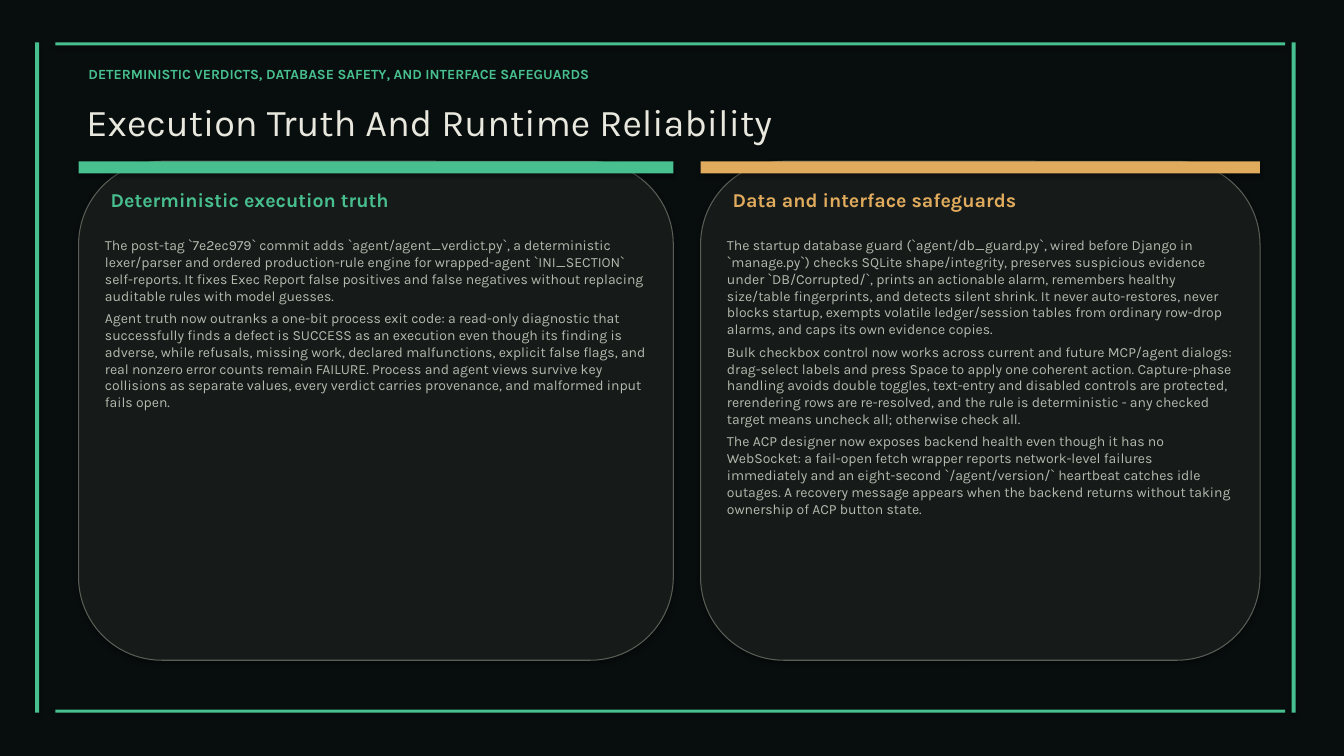
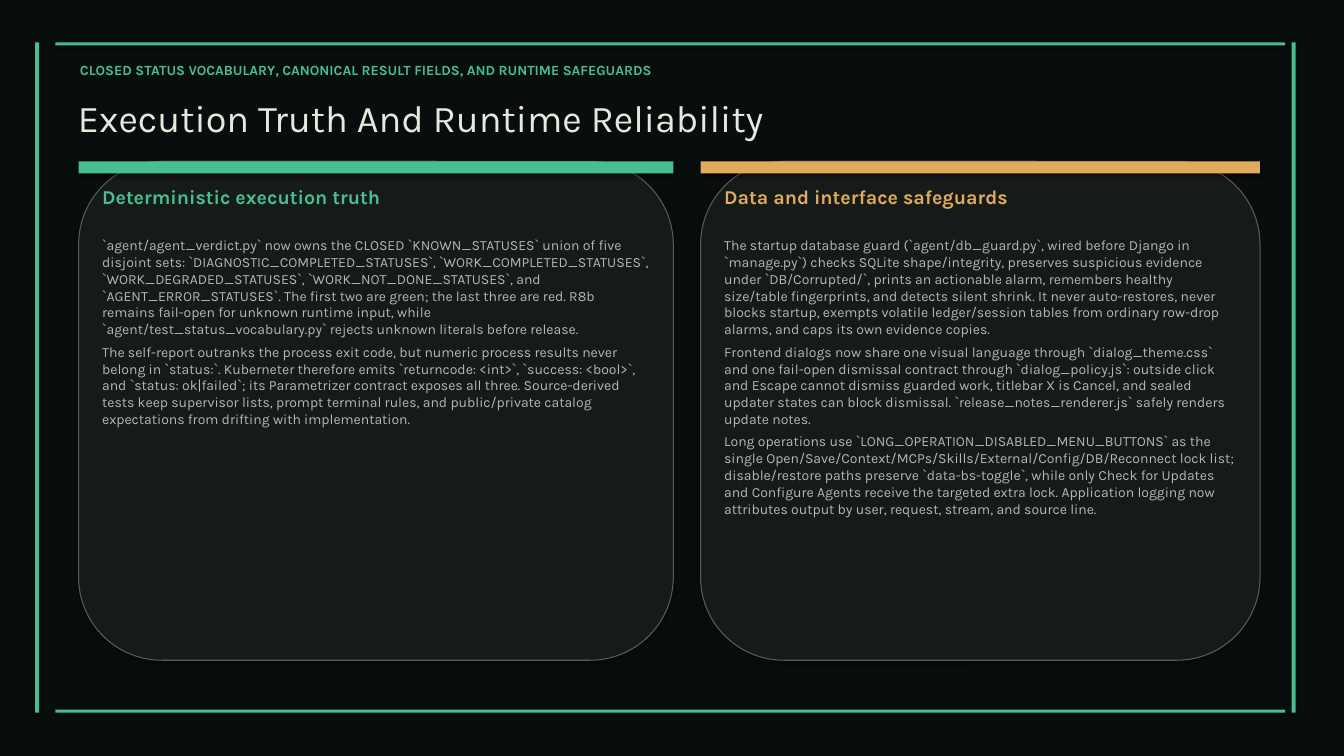
Before and after one commit to XAIHT/web-app, a slide deck: slide 24 of Tlamatini_eXtended_Artificial_Intelligence_Humanly_Tempered.pptx. Drawn at 1344x756 pixels with LibreOffice and Linux fonts; fonts in the diff are those of the drawing. Boxes give left, top, right and bottom in pixels: in the first picture for what was removed or moved away, otherwise in the second. Text is boxed around its words. In the diff, an @@ line names an element or a change of style, - is before the commit and + after.

```diff
--- a/Tlamatini_eXtended_Artificial_Intelligence_Humanly_Tempered.pptx
+++ b/Tlamatini_eXtended_Artificial_Intelligence_Humanly_Tempered.pptx
@@ text at (x1=80, y1=66, x2=652, y2=77): text changed @@
-DETERMINISTIC VERDICTS, DATABASE SAFETY, AND INTERFACE SAFEGUARDS
+CLOSED STATUS VOCABULARY, CANONICAL RESULT FIELDS, AND RUNTIME SAFEGUARDS
@@ 3 texts moved together from (x1=86, y1=110, x2=1017, y2=212) to (x1=78, y1=106, x2=1008, y2=209) @@
@@ text at (x1=102, y1=239, x2=648, y2=428): text changed @@
-The post-tag `7e2ec979` commit adds `agent/agent_verdict.py`, a deterministic lexer/parser and ordered production-rule engine for wrapped-agent `INI_SECTION` self-reports. It fixes Exec Report false positives and false negatives without replacing auditable rules with model guesses.
-Agent truth now outranks a one-bit process exit code: a read-only diagnostic that successfully finds a defect is SUCCESS as an execution even though its finding is adverse, while refusals, missing work, declared malfunctions, explicit false flags, and real nonzero error counts remain FAILURE. Process and agent views survive key collisions as separate values, every verdict carries provenance, and malformed input fails open.
+`agent/agent_verdict.py` now owns the CLOSED `KNOWN_STATUSES` union of five disjoint sets: `DIAGNOSTIC_COMPLETED_STATUSES`, `WORK_COMPLETED_STATUSES`, `WORK_DEGRADED_STATUSES`, `WORK_NOT_DONE_STATUSES`, and `AGENT_ERROR_STATUSES`. The first two are green; the last three are red. R8b remains fail-open for unknown runtime input, while `agent/test_status_vocabulary.py` rejects unknown literals before release.
+The self-report outranks the process exit code, but numeric process results never belong in `status:`. Kuberneter therefore emits `returncode: <int>`, `success: <bool>`, and `status: ok|failed`; its Parametrizer contract exposes all three. Source-derived tests keep supervisor lists, prompt terminal rules, and public/private catalog expectations from drifting with implementation.
@@ text at (x1=724, y1=346, x2=1234, y2=518): text changed @@
-Bulk checkbox control now works across current and future MCP/agent dialogs: drag-select labels and press Space to apply one coherent action. Capture-phase handling avoids double toggles, text-entry and disabled controls are protected, rerendering rows are re-resolved, and the rule is deterministic - any checked target means uncheck all; otherwise check all.
-The ACP designer now exposes backend health even though it has no WebSocket: a fail-open fetch wrapper reports network-level failures immediately and an eight-second `/agent/version/` heartbeat catches idle outages. A recovery message appears when the backend returns without taking ownership of ACP button state.
+Frontend dialogs now share one visual language through `dialog_theme.css` and one fail-open dismissal contract through `dialog_policy.js`: outside click and Escape cannot dismiss guarded work, titlebar X is Cancel, and sealed updater states can block dismissal. `release_notes_renderer.js` safely renders update notes.
+Long operations use `LONG_OPERATION_DISABLED_MENU_BUTTONS` as the single Open/Save/Context/MCPs/Skills/External/Config/DB/Reconnect lock list; disable/restore paths preserve `data-bs-toggle`, while only Check for Updates and Configure Agents receive the targeted extra lock. Application logging now attributes output by user, request, stream, and source line.
```
Also in this commit, not shown: 123 other slides changed, 1 slide added, 1 slide removed, 13 other files.
